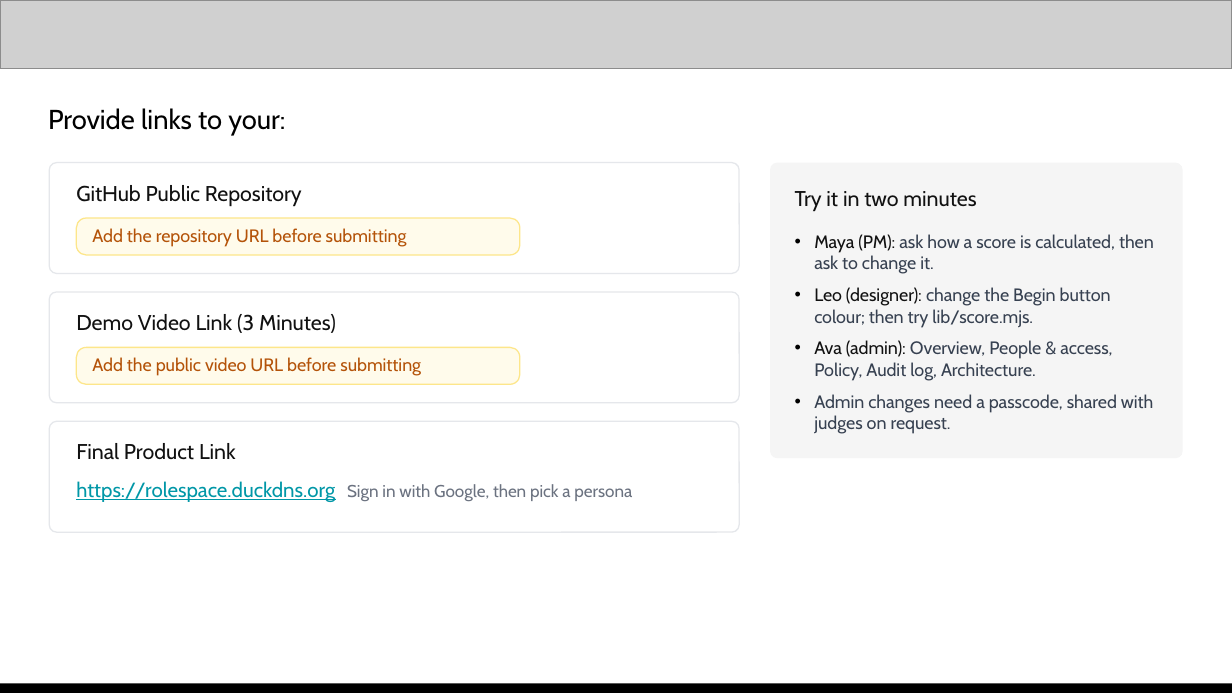
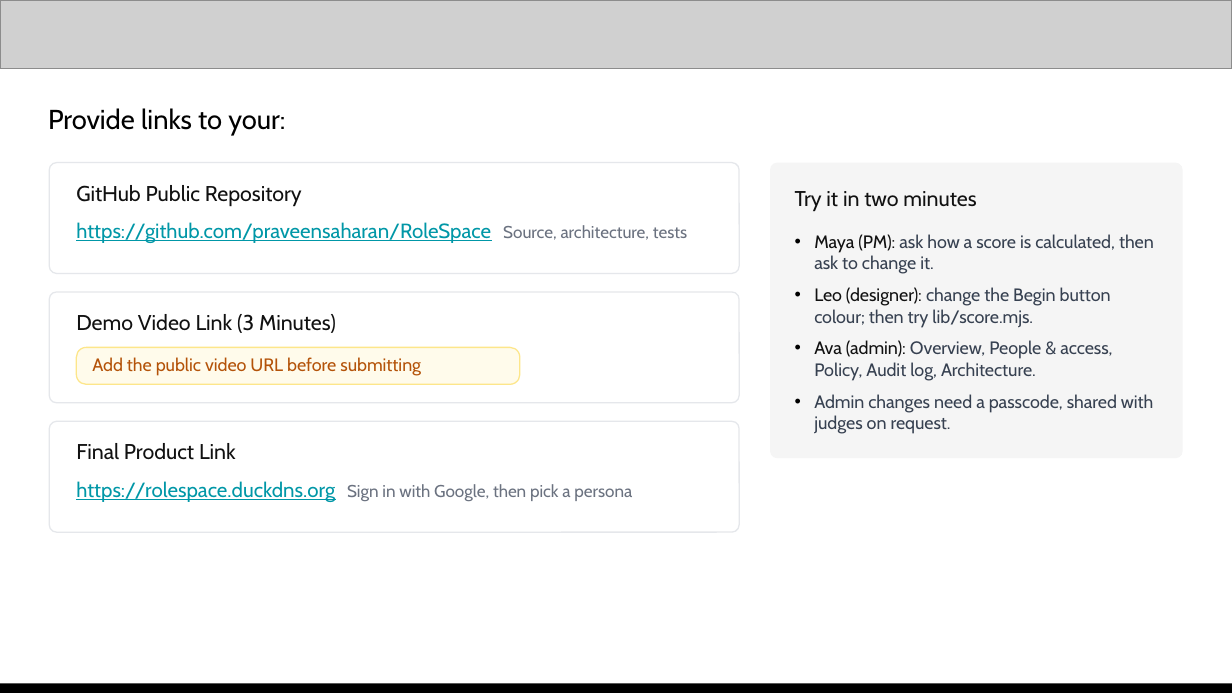
Before and after one commit to praveensaharan/RoleSpace, a slide deck: slide 17 of docs/deck/RoleSpace-AI-Builder-Cup-submission.pptx (slide 14 before the commit). Drawn at 1232x693 pixels with LibreOffice and Linux fonts; fonts in the diff are those of the drawing; grey boxes stand for pictures. Boxes give left, top, right and bottom in pixels: in the first picture for what was removed or moved away, otherwise in the second. Text is boxed around its words. In the diff, an @@ line names an element or a change of style, - is before the commit and + after.

```diff
--- a/docs/deck/RoleSpace-AI-Builder-Cup-submission.pptx
+++ b/docs/deck/RoleSpace-AI-Builder-Cup-submission.pptx
@@ rounded rectangle removed at box(76, 218, 520, 255) @@
@@ text added at box(76, 222, 687, 243), 12 pt, text #0097A7, underline @@
+https://github.com/praveensaharan/RoleSpace Source, architecture, tests
@@ text removed at box(92, 228, 407, 247) @@
-Add the repository URL before submitting
```
Also in this commit, not shown: 1 other slide changed, 4 slides added, 1 slide removed, 19 other files.
